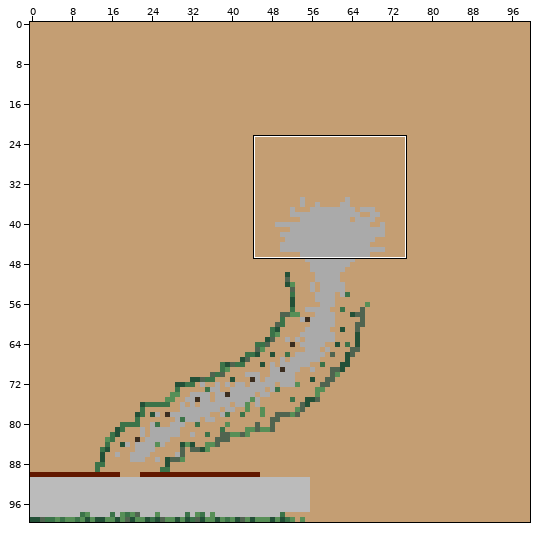
Pixel-art file: world_generator/test_outdoors.aseprite. The first picture is a wide view before the edit; the outline marks the close-up.
Close-up. Before:
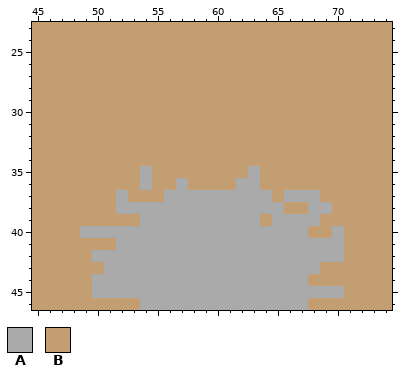
100x100 pixels, 1 frame. Shown: x 45..74, y 23..46.
Visible layers, top first: "Object", "OverGround", "Ground".
Palette (. is transparent): A #aaaaaa  B #c49e73
Pixels before, first column x 45:
23 BBBBBBBBBBBBBBBBBBBBBBBBBBBBBB
24 BBBBBBBBBBBBBBBBBBBBBBBBBBBBBB
25 BBBBBBBBBBBBBBBBBBBBBBBBBBBBBB
26 BBBBBBBBBBBBBBBBBBBBBBBBBBBBBB
27 BBBBBBBBBBBBBBBBBBBBBBBBBBBBBB
28 BBBBBBBBBBBBBBBBBBBBBBBBBBBBBB
29 BBBBBBBBBBBBBBBBBBBBBBBBBBBBBB
30 BBBBBBBBBBBBBBBBBBBBBBBBBBBBBB
31 BBBBBBBBBBBBBBBBBBBBBBBBBBBBBB
32 BBBBBBBBBBBBBBBBBBBBBBBBBBBBBB
33 BBBBBBBBBBBBBBBBBBBBBBBBBBBBBB
34 BBBBBBBBBBBBBBBBBBBBBBBBBBBBBB
35 BBBBBBBBBABBBBBBBBABBBBBBBBBBB
36 BBBBBBBBBABBABBBBAABBBBBBBBBBB
37 BBBBBBBABBBAAAAAAAAABAAABBBBBB
38 BBBBBBBAAAAAAAAAAAAAABBAABBBBB
39 BBBBBBBBBAAAAAAAAAABAAAABBBBBB
40 BBBBAAAAAAAAAAAAAAAAAAABBABBBB
41 BBBBBBBAAAAAAAAAAAAAAAAAAABBBB
42 BBBBBAAAAAAAAAAAAAAAAAAAAABBBB
43 BBBBBBAAAAAAAAAAAAAAAAAABBBBBB
44 BBBBBAAAAAAAAAAAAAAAAAABBBBBBB
45 BBBBBAAAAAAAAAAAAAAAAAAAAABBBB
46 BBBBBBBBBAAAAAAAAAAAAAABBBBBBB
The same view after the edit:
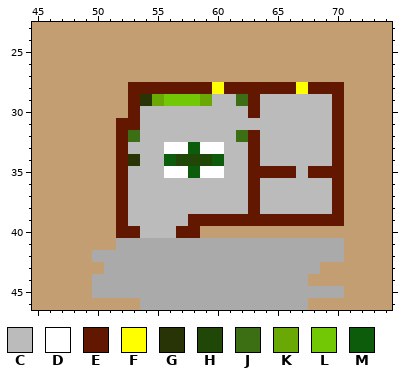
Colours new in this view: C #bbbbbb  D #ffffff  E #621800  F #ffff00  G #283405  H #204608  J #3c6e14  K #6aa805  L #73c805  M #0c5c0c
What changed:
Changed rows in their new state; - is an unchanged pixel.
Layers "Object", "OverGround", "Ground":
first column x 49:
28 ----EEEEEEEFEEEEEEFEEE
29 ----EGKLLLKCCJECCCCCCE
30 ----ECCCCCCCCCECCCCCCE
31 ---EECCCCCCCCCCCCCCCCE
32 ---EJCCCCCCCCJECCCCCCE
33 ---ECCCDDMDDCCECCCCCCE
34 ---EGCCMHHHMCCECCCCCCE
35 ---ECCCDDMDDCCEEEECEEE
36 ---ECCCCCCCCCCECCCCCCE
37 ---ECCCCCCCCCCECCCCCCE
38 ---ECCCCCCCCCCECCCCCCE
39 ---ECCCCCEEEEEEEEEEEEE
40 BBBEECCCEEBBBBBBBBB--B
